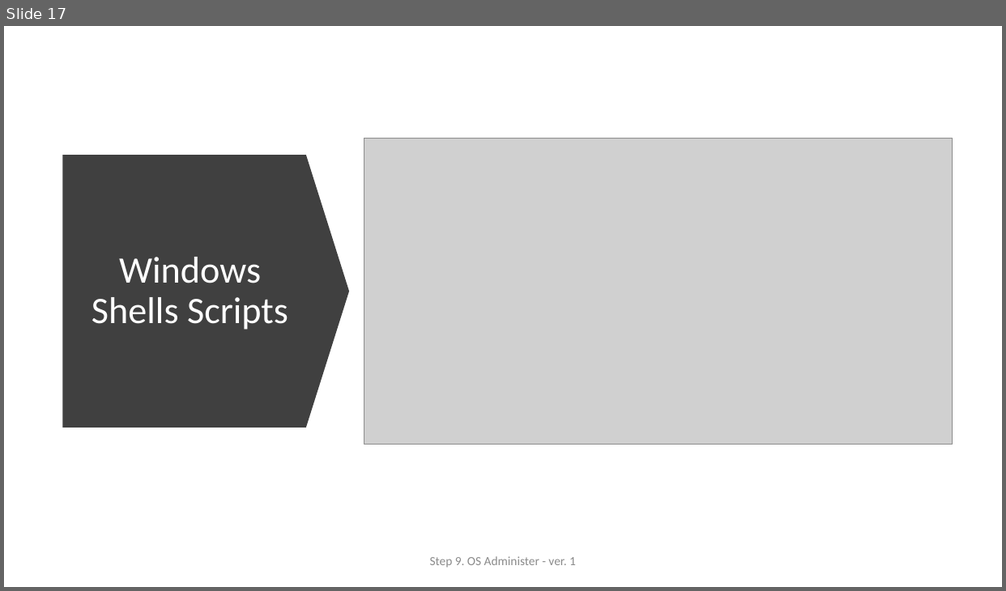
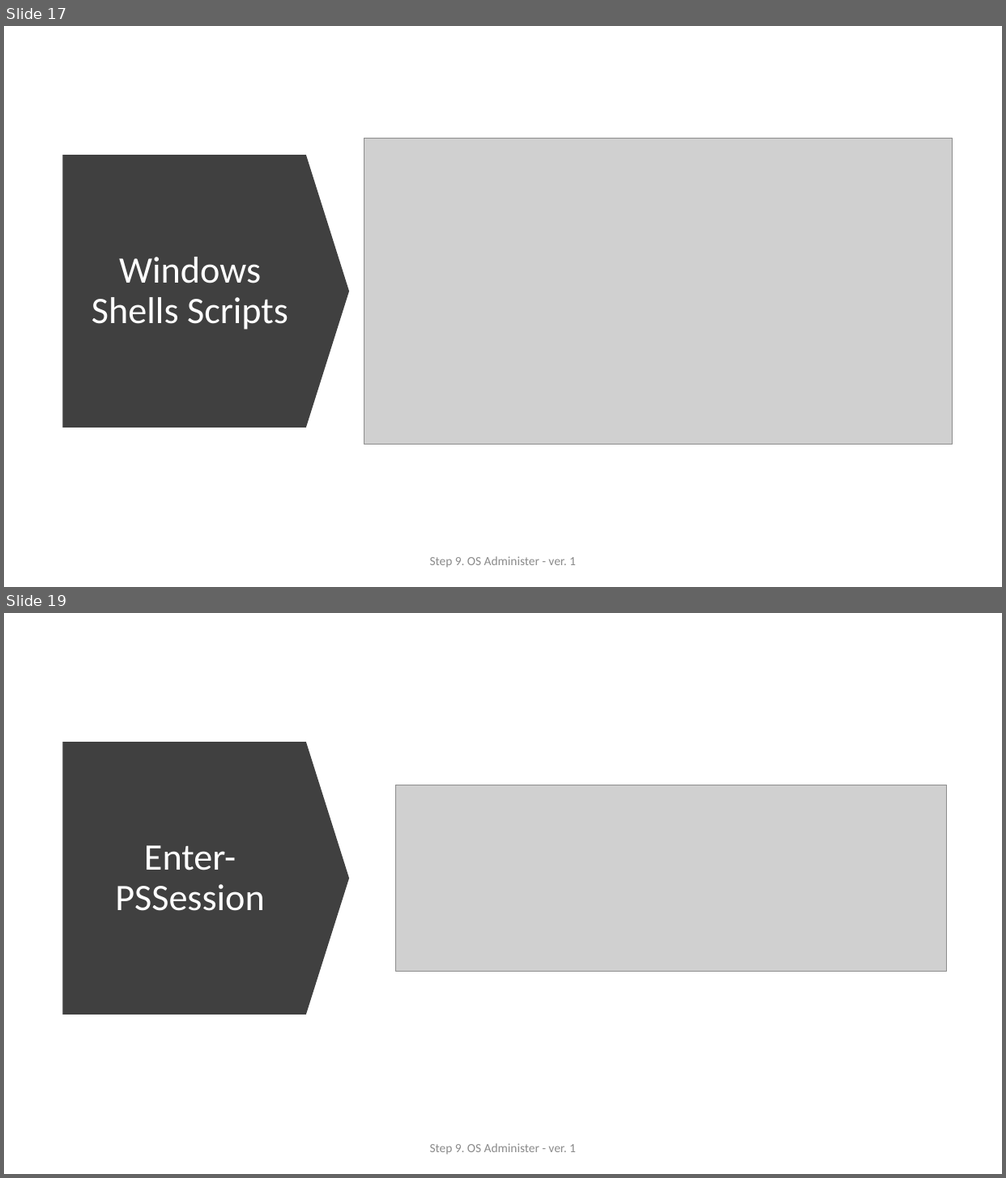
Before and after one commit to ext4dmin/DevOps-Mentorship, a slide deck: Step09-OS_Administer_presentation.pptx. Shown one above the other, each under a label of ours: slide 17 before the commit, slides 17 and 19 after it; the slides between them are not shown. The pictures are 1006x591 and 1006x1178 pixels, drawn with LibreOffice and Linux fonts; fonts in the diff are those of the drawing; grey boxes stand for pictures. Boxes give left, top, right and bottom in pixels: in the first picture for what was removed or moved away, otherwise in the second. Text is boxed around its words. In the diff, an @@ line names an element or a change of style, - is before the commit and + after.

Commit message:
Step 9. OS Administer
Added Remote. Done.

```diff
--- a/Step09-OS_Administer_presentation.pptx
+++ b/Step09-OS_Administer_presentation.pptx
@@ slide 19 added at (4,613,1002,1174), background #FFFFFF @@
@@ down arrow added at (63,742,350,1015), fill #404040 @@
@@ picture added at (396,786,948,972) @@
@@ title added at (115,845,265,911), 36 pt, text #FFFFFF @@
+Enter-PSSession
@@ text added at (430,1144,576,1154), 12 pt, text #8C8C8C @@
+Step 9. OS Administer - ver. 1
```
Also in this commit, not shown: 1 other slide added, 1 other file.
